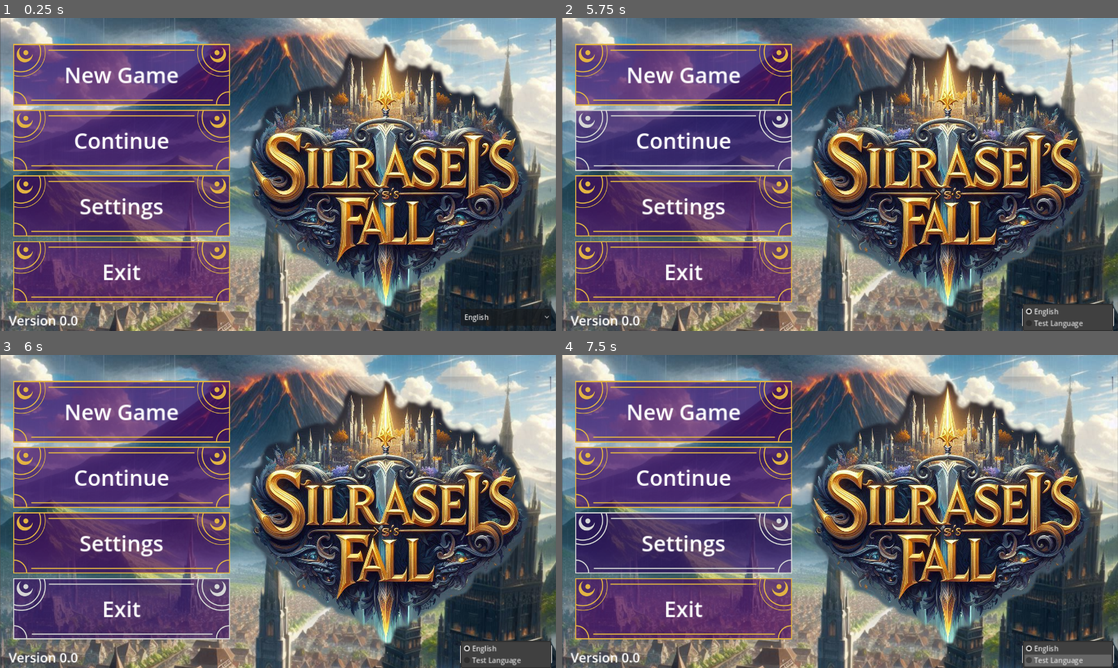
Above: before the commit, frames 1-4 (two rows, left to right).
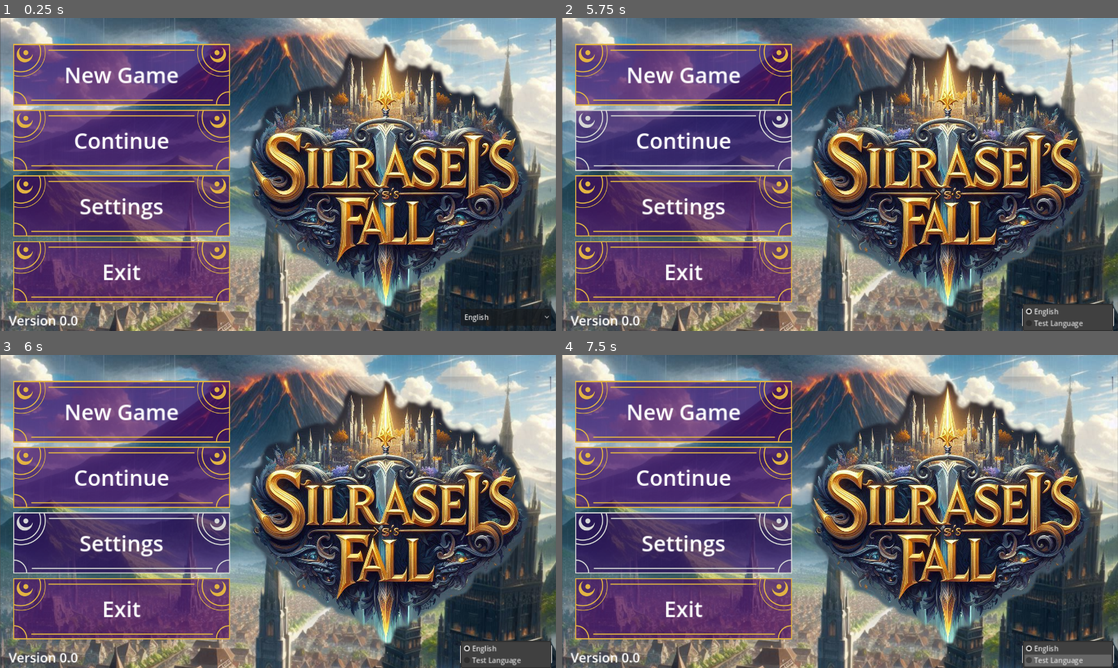
Above: after the commit, the same moments.

Repository: jgascart/Silrasel
Game: Godot game, scene res://Scenes/Main.tscn
Same seed, same stepped clock (60 frames per second), same inputs: the game is played once before the commit and once after it.
Inputs (mouse positions are in pixels of both pictures, inside the frame that each line leads up to):
- Up to frame 1 (0.25 s): no input
- Up to frame 2 (5.75 s): click (684, 205) at 0.5 s; click (684, 74) at 1.25 s; click (684, 74) at 2 s; click (684, 140) at 2.75 s; click (684, 140) at 3.5 s; click "English" at 4.25 s; tap Enter at 5 s; move the mouse to (962, 158) at 5.02 s; hold Right (move_right) from 5.03 s (still down)
- Up to frame 3 (6 s): tap Space at 5.75 s; move the mouse to (166, 527) at 5.77 s; release Right (move_right) at 5.78 s; hold S (move_down) from 5.78 s (still down)
- Up to frame 4 (7.5 s): tap Enter at 6.5 s; move the mouse to (895, 442) at 6.52 s; release S (move_down) at 6.53 s; hold Right (move_right) 6.53-7.28 s; tap Space at 7.25 s; move the mouse to (812, 574) at 7.27 s; hold Up (move_up) from 7.28 s (still down)

Frames 1-2 are identical in both runs. In frame 3, 2.1% of the frame differs, in the area x 2-42%, y 50-91%; in frame 4, nothing differs.

Commit message:
Preparing stuff for the future

Diff:
--- a/Data/EN/Text/Menus/Menus.json
+++ b/Data/EN/Text/Menus/Menus.json
@@ -1,8 +1,34 @@
 {
 	"main_menu" : {
-		"new_game_button" : "New Game",
-		"continue_button" : "Continue",
-		"settings_button" : "Settings",
-		"exit_button" : "Exit"
+		"new_game_button" : {
+			"text" : "New Game",
+			"size" : 50
+		},
+		"continue_button" : {
+			"text" :  "Continue",
+			"size" : 50
+		},
+		"settings_button" : {
+			"text" : "Settings",
+			"size" : 50
+		},
+		"exit_button" : {
+			"text" : "Exit",
+			"size" : 50
+		}
+	},
+	"new_game_menu" : {
+		"easy_button" : {
+			"text" : "Easy",
+			"size" : 50
+		},
+		"normal_button" : {
+			"text" : "Normal",
+			"size" : 50
+		},
+		"hard_button" : {
+			"text" : "Hard",
+			"size" : 50
+		}
 	}
 }
--- /dev/null
+++ b/Scenes/Game/Game.tscn
@@ -0,0 +1,16 @@
+[gd_scene load_steps=5 format=3 uid="uid://dwn5hibwbdb20"]
+
+[ext_resource type="PackedScene" uid="uid://ds5mvqqj7wgcx" path="res://Scenes/Game/Interface.tscn" id="1_7j4dr"]
+[ext_resource type="PackedScene" uid="uid://dced74tbug2wl" path="res://Scenes/Game/World.tscn" id="1_axgyi"]
+[ext_resource type="PackedScene" uid="uid://bju4juwmx58ap" path="res://Scenes/Game/Maps.tscn" id="3_yfwwy"]
+[ext_resource type="PackedScene" uid="uid://dw3u5ssenrk0k" path="res://Scenes/Game/Player.tscn" id="4_2kem0"]
+
+[node name="Game" type="Node"]
+
+[node name="Interface" parent="." instance=ExtResource("1_7j4dr")]
+
+[node name="World" parent="." instance=ExtResource("1_axgyi")]
+
+[node name="Maps" parent="World" instance=ExtResource("3_yfwwy")]
+
+[node name="Player" parent="World" instance=ExtResource("4_2kem0")]
--- /dev/null
+++ b/Scenes/Game/Interface.tscn
@@ -0,0 +1,3 @@
+[gd_scene format=3 uid="uid://ds5mvqqj7wgcx"]
+
+[node name="Interface" type="Node"]
--- /dev/null
+++ b/Scenes/Game/Maps.tscn
@@ -0,0 +1,3 @@
+[gd_scene format=3 uid="uid://bju4juwmx58ap"]
+
+[node name="Maps" type="Node"]
--- /dev/null
+++ b/Scenes/Game/Player.tscn
@@ -0,0 +1,7 @@
+[gd_scene load_steps=2 format=3 uid="uid://dw3u5ssenrk0k"]
+
+[ext_resource type="PackedScene" uid="uid://date0rfhedrwu" path="res://Scenes/Entities/Characters/Aeldrya/Aeldrya.tscn" id="1_uskt4"]
+
+[node name="Player" type="Node"]
+
+[node name="Aeldrya" parent="." instance=ExtResource("1_uskt4")]
--- /dev/null
+++ b/Scenes/Game/World.tscn
@@ -0,0 +1,3 @@
+[gd_scene format=3 uid="uid://dced74tbug2wl"]
+
+[node name="World" type="Node"]
--- a/Scenes/MainMenu/MainMenu.gd
+++ b/Scenes/Interface/Menus/MainMenu/MainMenu.gd
@@ -38,13 +38,15 @@
 		button.mouse_entered.connect(select_button.bind(button))
 		button.button_down.connect(click_button.bind(button))
 
-func _process(_delta: float) -> void:
-	if Input.is_action_just_pressed("move_down"):
+func _unhandled_input(event: InputEvent) -> void:
+	if !active: return
+
+	if event.is_action_pressed("move_down"):
 		menu_index += 1
 		if menu_index < 0: menu_index = 0
 		if menu_index > 3: menu_index = 0
 		select_button(menu_buttons[menu_index])
-	if Input.is_action_just_pressed("move_up"):
+	if event.is_action_pressed("move_up"):
 		menu_index -= 1
 		if menu_index < 0: menu_index = 3
 		if menu_index > 3: menu_index = 0
@@ -56,10 +58,15 @@
 	if file:
 		var result = JSON.parse_string(file.get_as_text())
 
-		new_game_label.text = result["main_menu"]["new_game_button"]
-		continue_label.text = result["main_menu"]["continue_button"]
-		settings_label.text = result["main_menu"]["settings_button"]
-		exit_label.text = result["main_menu"]["exit_button"]
+		new_game_label.text = result["main_menu"]["new_game_button"]["text"]
+		continue_label.text = result["main_menu"]["continue_button"]["text"]
+		settings_label.text = result["main_menu"]["settings_button"]["text"]
+		exit_label.text = result["main_menu"]["exit_button"]["text"]
+
+		new_game_label.add_theme_font_size_override("font_size", result["main_menu"]["new_game_button"]["size"])
+		continue_label.add_theme_font_size_override("font_size", result["main_menu"]["continue_button"]["size"])
+		settings_label.add_theme_font_size_override("font_size",result["main_menu"]["settings_button"]["size"])
+		exit_label.add_theme_font_size_override("font_size",result["main_menu"]["exit_button"]["size"])
 
 func load_language_options() -> void:
 	var file = FileAccess.open(LANGUAGE_FILE, FileAccess.READ)
@@ -70,6 +77,8 @@
 			language_selector.add_item(language["language"])
 
 func select_button(selected_button : Button) -> void:
+	if !active: return
+
 	var index = 0
 	menu_sound_player.play()
 	for button : Button in menu_buttons:
@@ -80,4 +89,9 @@
 		index += 1
 
 func click_button(selected_button : Button) -> void:
-	print("Click")
+	if !active: return
+
+	if selected_button == new_game_button: pass
+	if selected_button == continue_button: pass
+	if selected_button == settings_button: pass
+	if selected_button == exit_button: pass
--- a/Scenes/MainMenu/MainMenu.tscn
+++ b/Scenes/Interface/Menus/MainMenu/MainMenu.tscn
@@ -1,6 +1,6 @@
 [gd_scene load_steps=6 format=3 uid="uid://bhgl7s2tm8y2"]
 
-[ext_resource type="Script" path="res://Scenes/MainMenu/MainMenu.gd" id="1_afnfm"]
+[ext_resource type="Script" path="res://Scenes/Interface/Menus/MainMenu/MainMenu.gd" id="1_afnfm"]
 [ext_resource type="Texture2D" uid="uid://bgpxat2opxpnj" path="res://Assets/Images/Placeholders/TitleBackground.png" id="1_r71jo"]
 [ext_resource type="Texture2D" uid="uid://dok3sm2koi0lb" path="res://Assets/Images/Placeholders/Title.png" id="3_s3ei0"]
 [ext_resource type="Texture2D" uid="uid://ps5u5trpk5k4" path="res://Assets/Images/Menu/Button_off.png" id="4_hibpk"]
--- /dev/null
+++ b/Scenes/Interface/Menus/NewGameMenu/NewGameMenu.tscn
@@ -0,0 +1,9 @@
+[gd_scene format=3 uid="uid://ds1pifb87o3kn"]
+
+[node name="NewGameMenu" type="Control"]
+layout_mode = 3
+anchors_preset = 15
+anchor_right = 1.0
+anchor_bottom = 1.0
+grow_horizontal = 2
+grow_vertical = 2
--- a/Scenes/Main.tscn
+++ b/Scenes/Main.tscn
@@ -1,6 +1,6 @@
 [gd_scene load_steps=2 format=3 uid="uid://poq1po16hxew"]
 
-[ext_resource type="PackedScene" uid="uid://bhgl7s2tm8y2" path="res://Scenes/MainMenu/MainMenu.tscn" id="1_wwf0c"]
+[ext_resource type="PackedScene" uid="uid://bhgl7s2tm8y2" path="res://Scenes/Interface/Menus/MainMenu/MainMenu.tscn" id="1_wwf0c"]
 
 [node name="Main" type="Node"]
 
--- /dev/null
+++ b/Scripts/Player.gd
@@ -0,0 +1,51 @@
+extends Node
+
+var stats : Dictionary = {
+	# Base Stats (Level + stat points)
+	"level" : 1,
+	"current_exp" : 0,
+	"next_level_exp" : 300,
+	"stat_points" : 0,
+
+	"base_hit_points" : 15,
+	"base_mana_points" : 15,
+	"base_vitality" : 4,      # 1vit = 2hp
+	"base_strenght" : 3,
+	"base_agility" : 6,       # 1ag = +100 velocity? -> test out
+	"base_intelect" : 4,      # Mana regen MP/min
+	"base_magic_power" : 5,   # Magic damage + mp +1 = +1
+
+	# Current Stats (Base Stats + Class + Enchants)
+	"current_hp" : 0,
+	"max_hp" : 0,
+	"current_mp" : 0,
+	"max_mp" : 0,
+	"stamina" : 100,
+	"max_speed" : 100,
+
+	"vitality" : 0,
+	"strenght" : 0,
+	"agility" : 0,
+	"intelect" : 0,
+	"magic_power" : 0
+}
+
+func level_up():
+	stats["level"] += 1
+	stats["base_hit_points"] += 3
+	stats["base_mana_points"] += 5
+	stats["stat_points"] += 3
+	stats["current_hp"] += 3
+	stats["current_mp"] += 5
+	stats["current_exp"] -= stats["next_level_exp"]
+	stats["next_level_exp"] = int(stats["next_level_exp"] * 1.5)
+	if stats["current_exp"] >= stats["next_level_exp"]: level_up()
+	calculate_stats()
+
+func calculate_stats():
+	# TODO: Add class stat points
+
+	#############################
+
+	stats["max_hp"] = stats["base_hit_points"] + (stats["vitality"] * 2)
+	stats["max_mp"] = stats["base_mana_points"] + stats["magic_power"]
--- a/project.godot
+++ b/project.godot
@@ -14,9 +14,13 @@
 run/main_scene="res://Scenes/Main.tscn"
 config/features=PackedStringArray("4.3", "Forward Plus")
 
+[audio]
+
+buses/default_bus_layout="res://Resources/default_bus_layout.tres"
+
 [autoload]
 
-Settings="*res://Scripts/Singleton/Settings.gd"
+Settings="*res://Scripts/Globals/Settings.gd"
 
 [display]
 
@@ -34,7 +38,7 @@
 }
 move_down={
 "deadzone": 0.5,
-"events": [Object(InputEventKey,"resource_local_to_scene":fa …(145 unchanged characters)… lse,"keycode":0,"physical_keycode":4194310,"key_label":0,"unicode":0,"location":0,"echo":false,"script":null)
+"events": [Object(InputEventKey,"resource_local_to_scene":fa …(145 unchanged characters)… lse,"keycode":0,"physical_keycode":4194322,"key_label":0,"unicode":0,"location":0,"echo":false,"script":null)
 , Object(InputEventKey,"resource_local_to_scene":false,"resource_name":"","device":-1,"window_id":0,"alt_pressed":false …(183 unchanged characters)…
 ]
 }
Renamed: default_bus_layout.tres -> Resources/default_bus_layout.tres
Renamed: Scripts/Singleton/Settings.gd -> Scripts/Globals/Settings.gd
